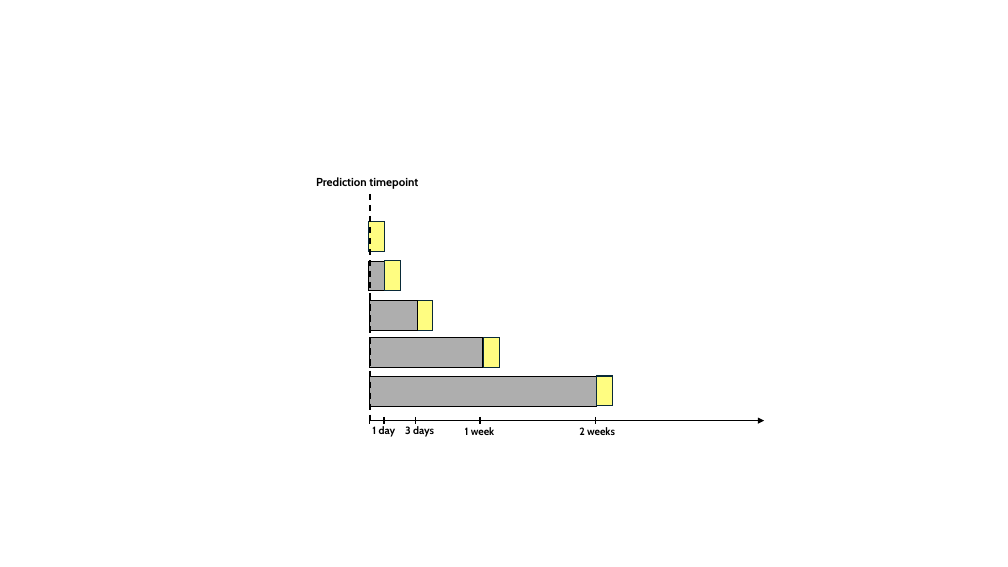
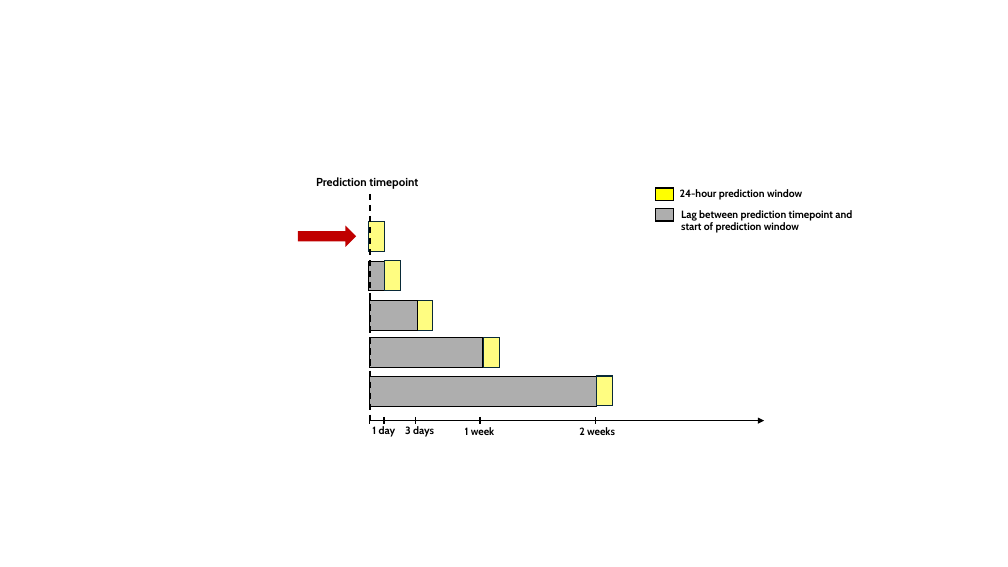
Before and after one commit to KendraPaquette/presentations, a slide deck: slide 6 of images/methods_figure.pptx. Drawn at 1008x567 pixels with LibreOffice and Linux fonts; fonts in the diff are those of the drawing. Boxes give left, top, right and bottom in pixels: in the first picture for what was removed or moved away, otherwise in the second. Text is boxed around its words. In the diff, an @@ line names an element or a change of style, - is before the commit and + after.

```diff
--- a/images/methods_figure.pptx
+++ b/images/methods_figure.pptx
@@ rectangle added at [656, 188, 674, 200], fill #FFFF00, outline #000000 1.5 pt @@
@@ rectangle added at [656, 209, 674, 222], fill #AEAEAE, outline #000000 1.5 pt @@
@@ text added at [680, 189, 802, 200], 10 pt, text #000000, bold @@
+24-hour prediction window
@@ right arrow added at [299, 228, 355, 245], fill #C00000, outline #C00000 1.5 pt @@
@@ text added at [681, 210, 852, 233], 10 pt, text #000000, bold @@
+Lag between prediction timepoint and
+start of prediction window
```
Also in this commit, not shown: 6 other files.
